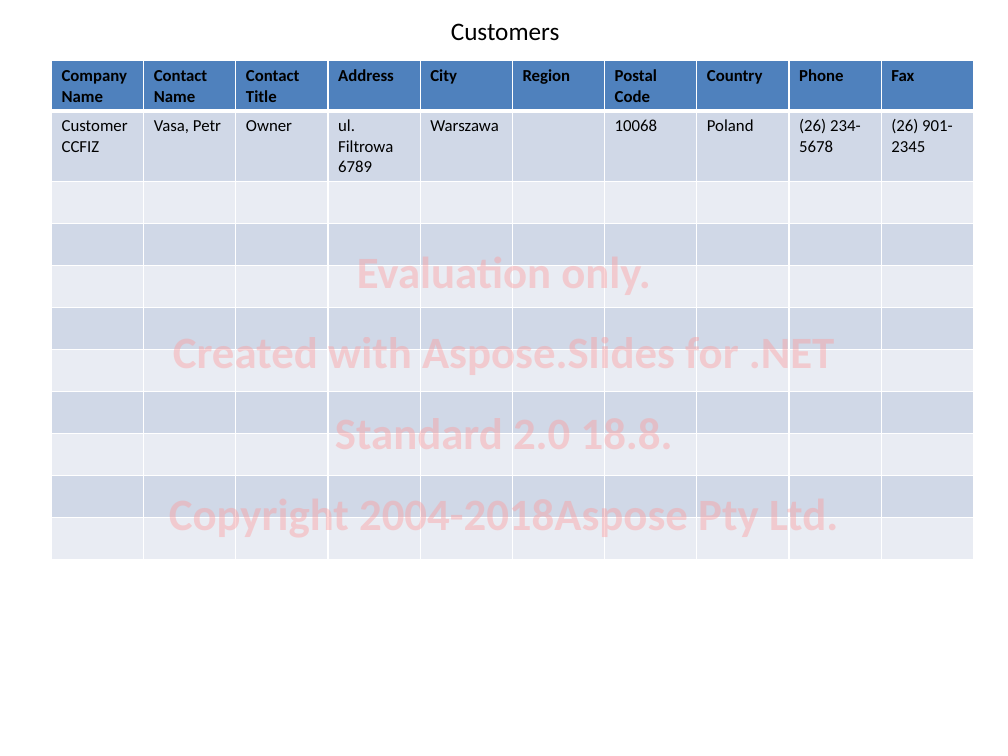
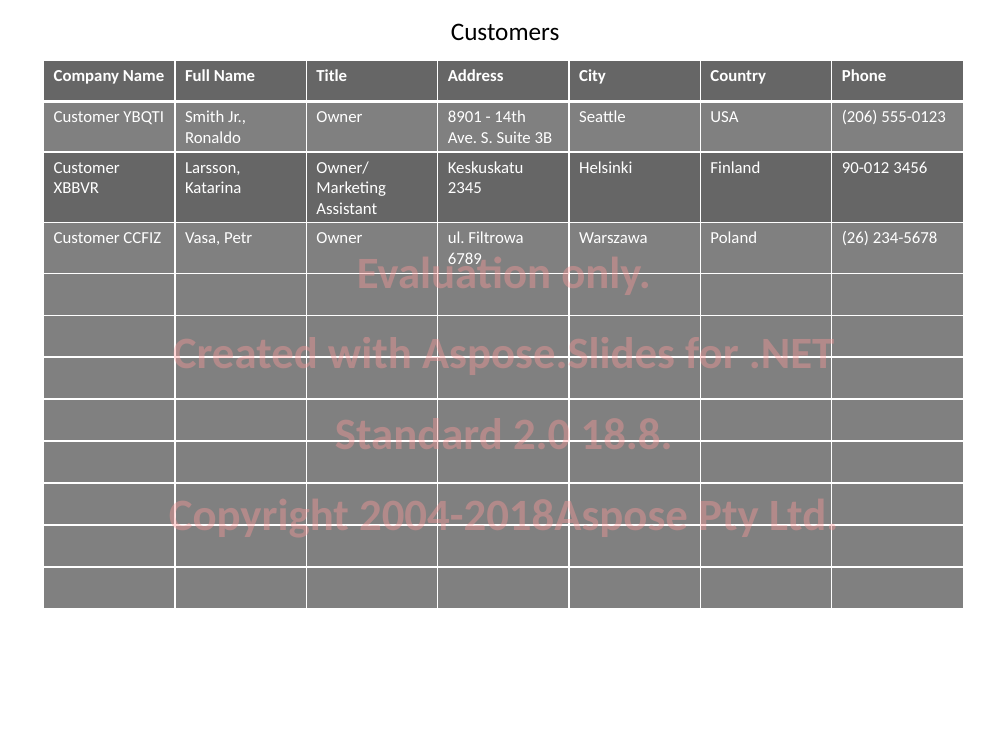
Before and after one commit to faisalsaleem101/FaisalSaleemWebApplication, a slide deck: slide 9 of Outputs/Customers.pptx (slide 10 before the commit). Drawn at 1008x756 pixels with LibreOffice and Linux fonts; fonts in the diff are those of the drawing. Boxes give left, top, right and bottom in pixels: in the first picture for what was removed or moved away, otherwise in the second. Text is boxed around its words. In the diff, an @@ line names an element or a change of style, - is before the commit and + after.

```diff
--- a/Outputs/Customers.pptx
+++ b/Outputs/Customers.pptx
@@ table at box(43, 60, 961, 589) @@
-Company Name | Contact Name | Contact Title | Address | City | Region | Postal Code | Country | Phone | Fax
-Customer CCFIZ | Vasa, Petr | Owner | ul. Filtrowa 6789 | Warszawa |  | 10068 | Poland | (26) 234-5678 | (26) 901-2345
- |  |  |  |  |  |  |  |  | 
- |  |  |  |  |  |  |  |  | 
- |  |  |  |  |  |  |  |  | 
- |  |  |  |  |  |  |  |  | 
- |  |  |  |  |  |  |  |  | 
- |  |  |  |  |  |  |  |  | 
- |  |  |  |  |  |  |  |  | 
- |  |  |  |  |  |  |  |  | 
- |  |  |  |  |  |  |  |  | 
+Company Name | Full Name | Title | Address | City | Country | Phone
+Customer YBQTI | Smith Jr., Ronaldo | Owner | 8901 - 14th Ave. S. Suite 3B | Seattle | USA | (206) 555-0123
+Customer XBBVR | Larsson, Katarina | Owner/Marketing Assistant | Keskuskatu 2345 | Helsinki | Finland | 90-012 3456
+Customer CCFIZ | Vasa, Petr | Owner | ul. Filtrowa 6789 | Warszawa | Poland | (26) 234-5678
+ |  |  |  |  |  | 
+ |  |  |  |  |  | 
+ |  |  |  |  |  | 
+ |  |  |  |  |  | 
+ |  |  |  |  |  | 
+ |  |  |  |  |  | 
+ |  |  |  |  |  | 
+ |  |  |  |  |  | 
@@ table: place and size @@
-table at box(51, 60, 969, 559)
+table at box(43, 60, 961, 589)
```
Also in this commit, not shown: 8 other slides changed, 1 slide removed, 6 other files.
